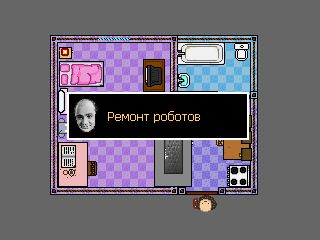
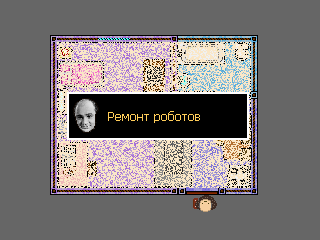
Before/after of a 320px x 240px layered artwork. What changed in the layer stack:
added layer "Layer 29" (dissolve, 60%) above "Layer 25 copy" over 57, 42, 251, 188
